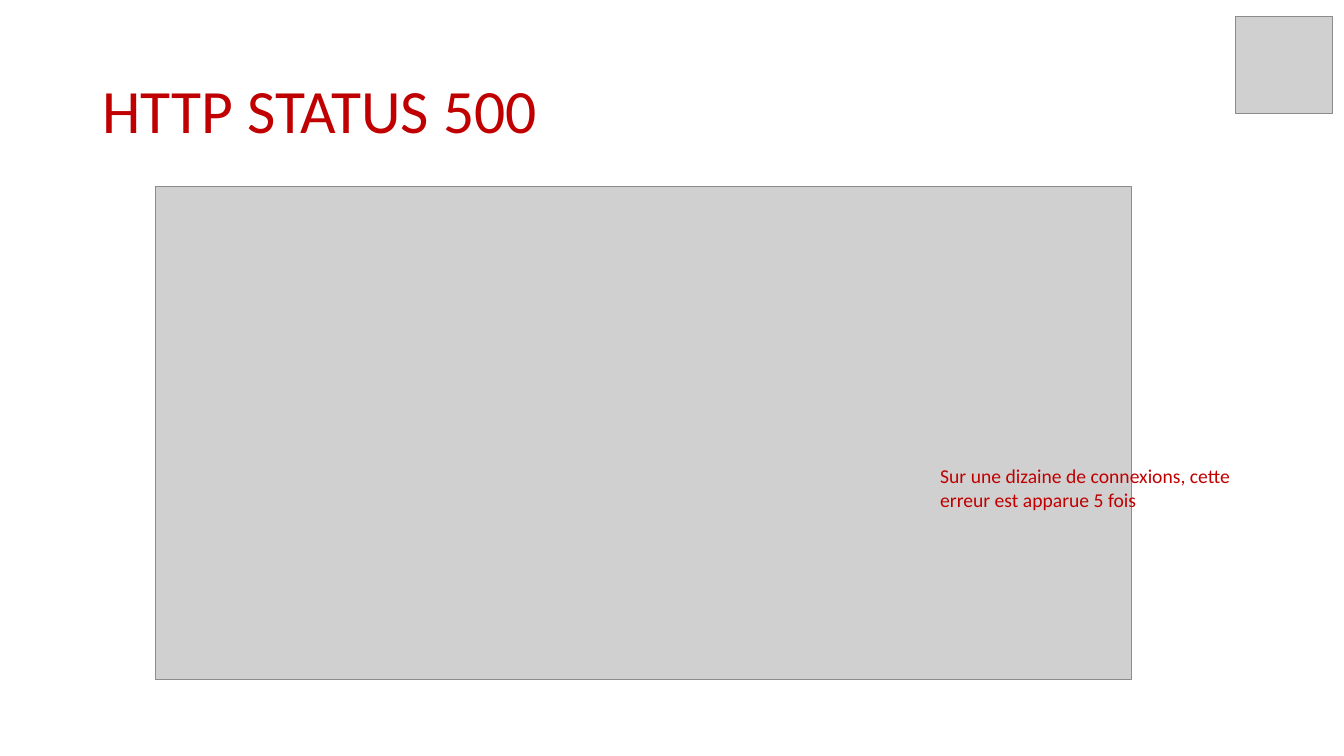
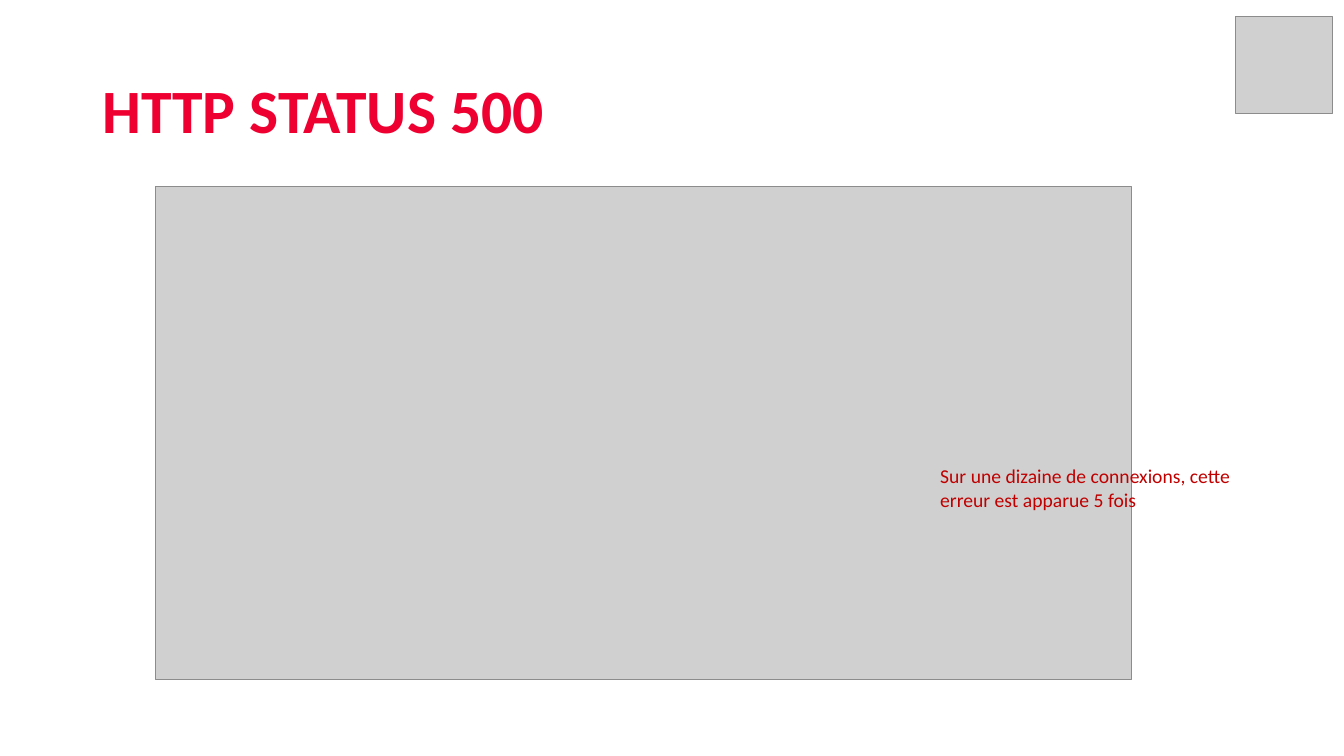
Before and after one commit to jajatmim/docs, a slide deck: slide 10 of CLIPRO.pptx (slide 8 before the commit). Drawn at 1344x756 pixels with LibreOffice and Linux fonts; fonts in the diff are those of the drawing; grey boxes stand for pictures. Boxes give left, top, right and bottom in pixels: in the first picture for what was removed or moved away, otherwise in the second. Text is boxed around its words. In the diff, an @@ line names an element or a change of style, - is before the commit and + after.

```diff
--- a/CLIPRO.pptx
+++ b/CLIPRO.pptx
@@ title "HTTP STATUS 500" at (x1=102, y1=92, x2=543, y2=134): text colour #C00000 to #EE0031, bold on @@
```
Also in this commit, not shown: 9 other slides changed, 4 slides added, 1 other file.
